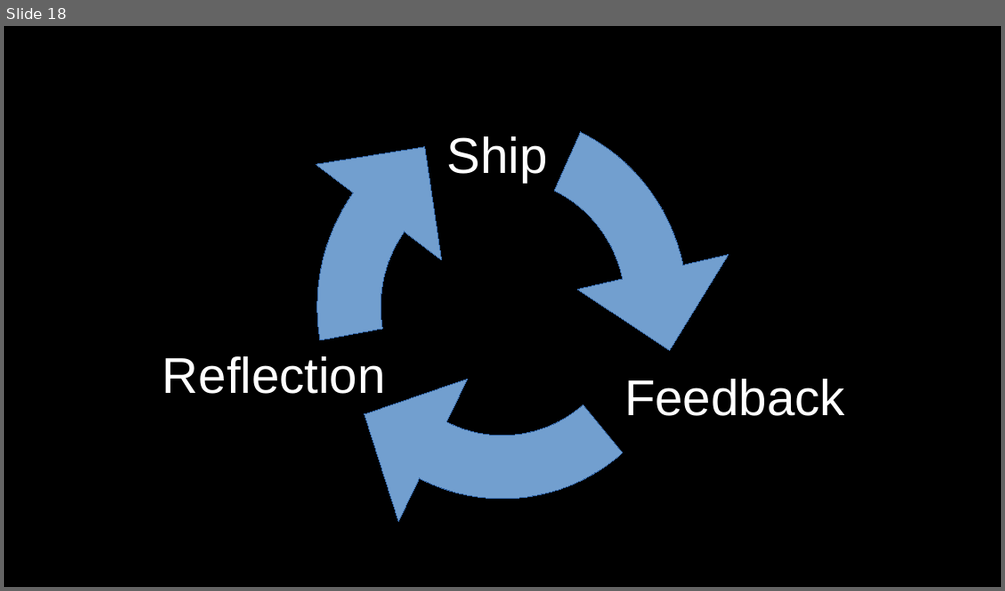
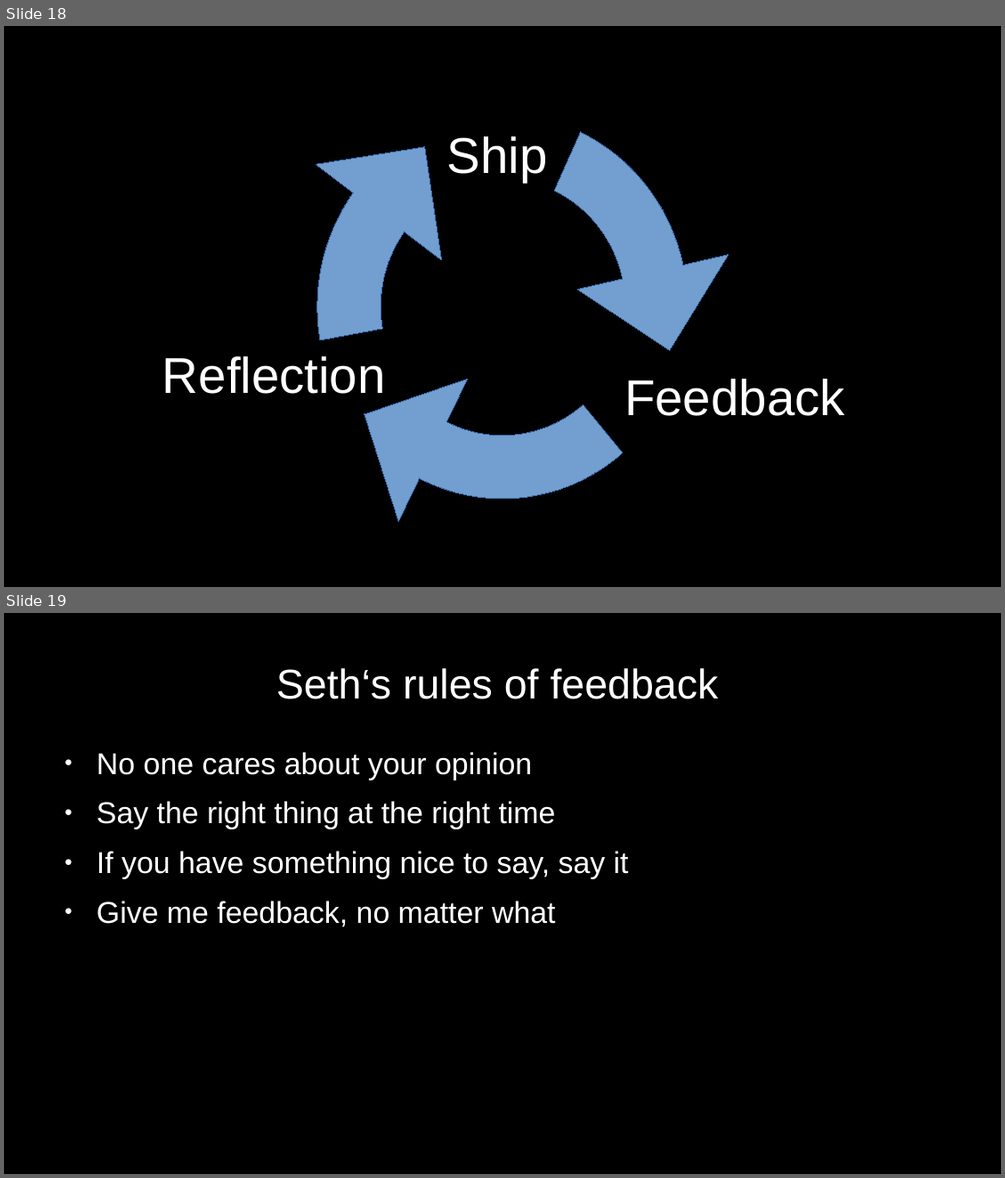
Before and after one commit to cornelius/ship, a slide deck: material/overview.odp. Shown one above the other, each under a label of ours: slide 18 before the commit, slides 18 and 19 after it. The pictures are 1005x591 and 1005x1178 pixels, drawn with LibreOffice and Linux fonts; fonts in the diff are those of the drawing. Boxes give left, top, right and bottom in pixels: in the first picture for what was removed or moved away, otherwise in the second. Text is boxed around its words. In the diff, an @@ line names an element or a change of style, - is before the commit and + after.

Commit message:
Add remaining presentations
Closes #14

```diff
--- a/material/overview.odp
+++ b/material/overview.odp
@@ slide 19 added at bbox=[4, 613, 1001, 1174], background #000000 @@
@@ title added at bbox=[276, 668, 719, 699], 33 pt, text #FFFFFF @@
+Seth‘s rules of feedback
@@ text added at bbox=[97, 752, 629, 927], 24 pt, text #FFFFFF @@
+● No one cares about your opinion
+● Say the right thing at the right time
+● If you have something nice to say, say it
+● Give me feedback, no matter what
```
Also in this commit, not shown: 8 other files.
